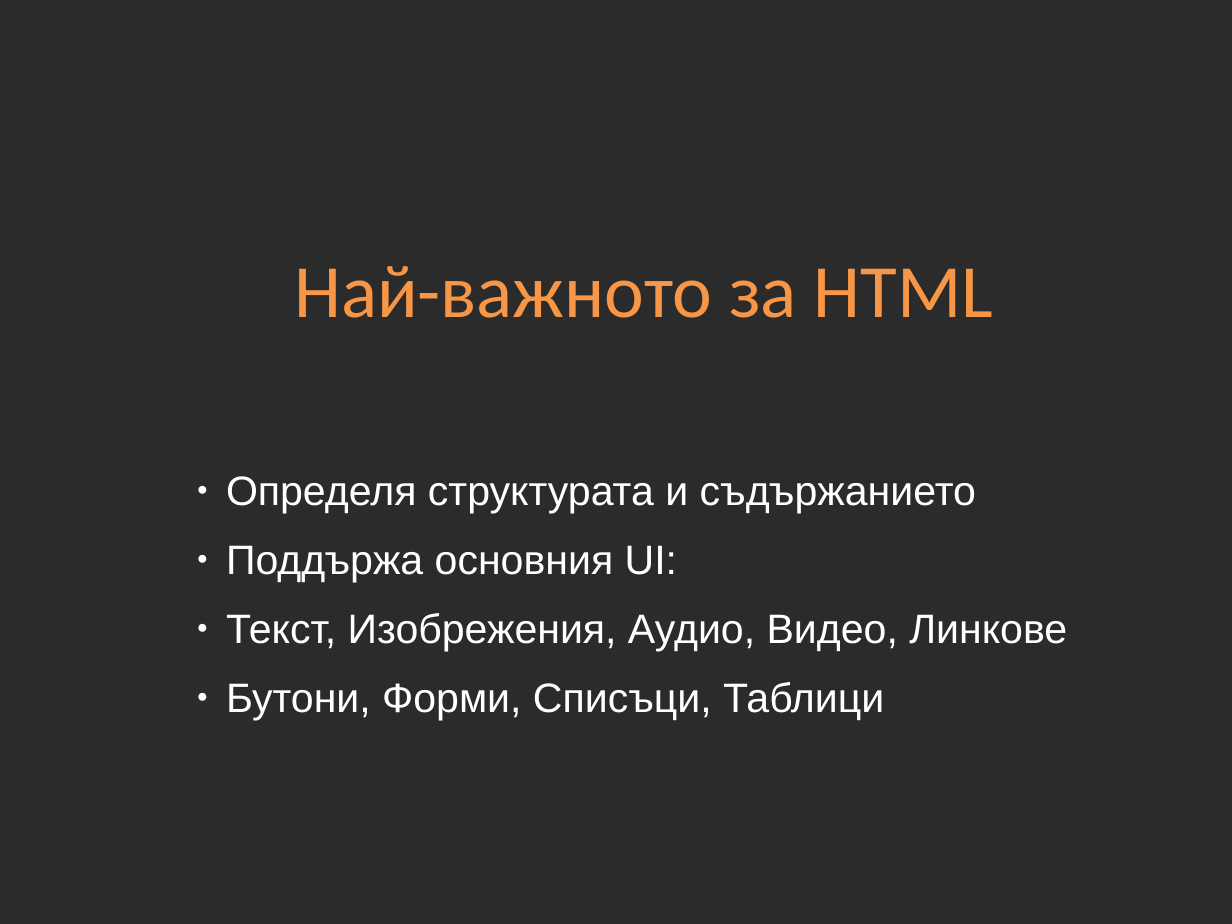
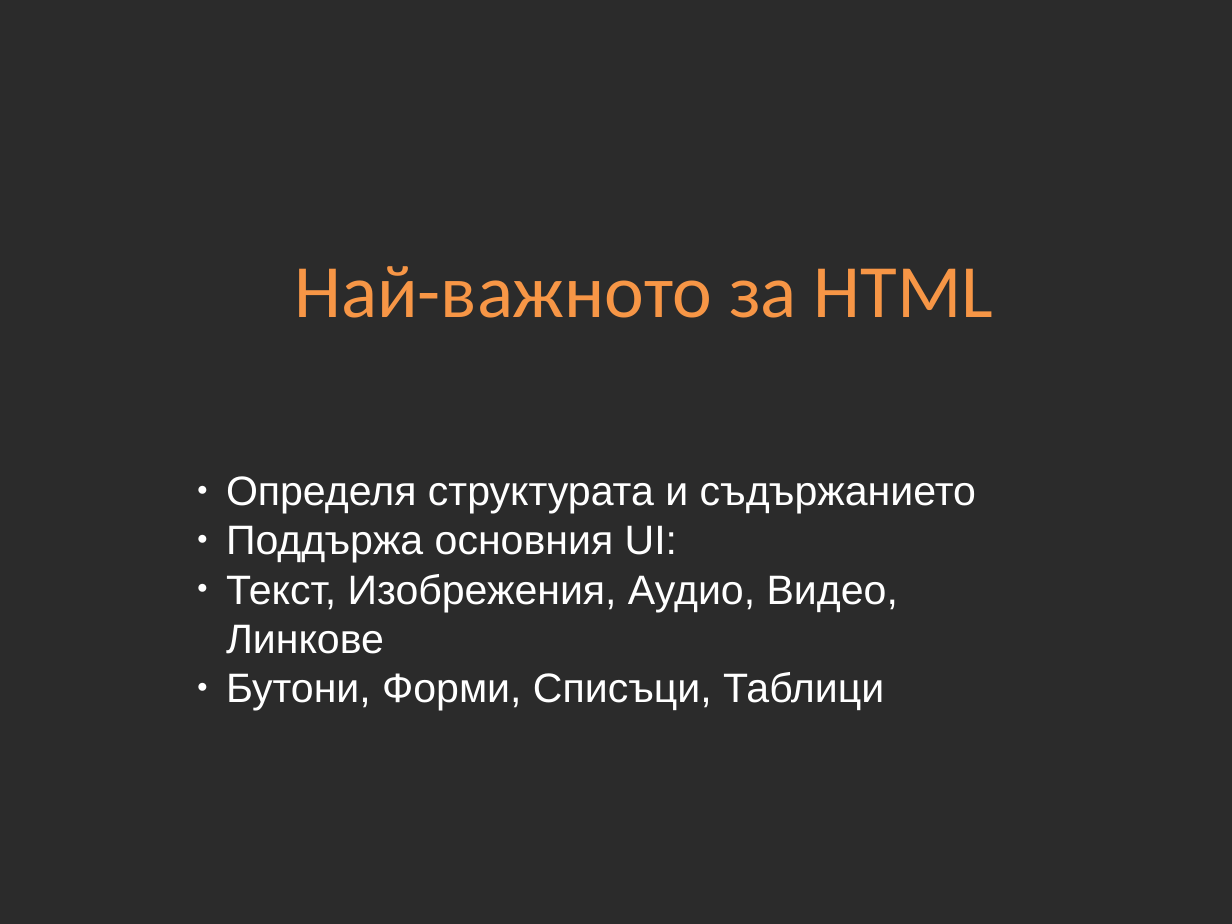
Before and after one commit to Academy-Soft-Intellect/PHP-MySQL-Course, a slide deck: slide 5 of slides/html/02-HTML-basics/02-HTML-basics.odp. Drawn at 1232x924 pixels with LibreOffice and Linux fonts; fonts in the diff are those of the drawing; background and template pictures are left out; a plain dark background stands for a picture behind light text. Boxes give left, top, right and bottom in pixels: in the first picture for what was removed or moved away, otherwise in the second. Text is boxed around its words. In the diff, an @@ line names an element or a change of style, - is before the commit and + after.

```diff
--- a/slides/html/02-HTML-basics/02-HTML-basics.odp
+++ b/slides/html/02-HTML-basics/02-HTML-basics.odp
@@ text "Определя структурата и съдържанието" at [226, 476, 976, 710]: less space between paragraphs @@
```
Also in this commit, not shown: 10 other slides changed, 40 other files.
